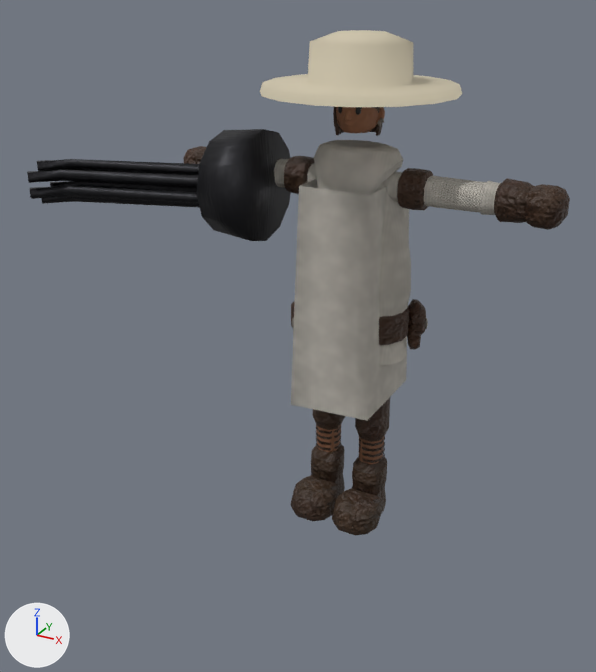
Two versions of the glTF model csharp/Unciv.Godot/Packs/units/models/unit/Gatling Gun.glb, one commit apart.
The view is the same before and after, from a 50 mm camera at (0.59, -1.284, 0.992) aimed at (-0.008, -0.196, 0.448). The lights are fixed; the arrows at lower left show +X, +Y and +Z. The first picture is the older version. Where no turn or scale is listed for an object, it has been applied to the vertices. Vertices at exactly the same position are counted once.

Names of what the first picture shows: 'Gun', 'Warrior'.
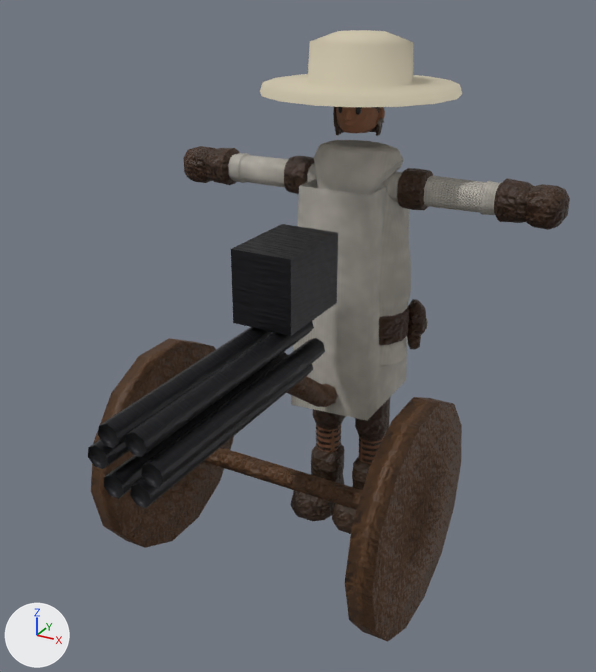
The change in detail:
me_mesh_skinned is used by ob_warrior; location (0.0, 0.0, -0.015).
me_mesh_skinned had 2491 vertices, 4635 faces and spanned x -0.354..0.354, y -0.167..0.165, z 0.015..0.923.
me_mesh_skinned now has 2743 vertices, 5095 faces and spans x -0.354..0.354, y -0.643..0.165, z 0.015..0.923.
me_mesh_skinned part 1: a new loose piece, a 14-sided cylinder along x spanning x -0.25..-0.208, y -0.456..-0.081, z 0.055..0.42, in mat_leather.
me_mesh_skinned part 2: a new loose piece, a 14-sided cylinder along x spanning x 0.208..0.25, y -0.456..-0.081, z 0.055..0.42, in mat_leather.
me_mesh_skinned part 3: a new loose piece, a box spanning x -0.05..0.05, y -0.323..-0.173, z 0.525..0.641, in mat_iron.
me_mesh_skinned part 4: a new loose piece of 23 vertices spanning x -0.229..0.229, y -0.285..-0.252, z 0.221..0.253, in mat_leather.
me_mesh_skinned part 5: a new loose piece of 23 vertices spanning x -0.02..0.021, y -0.28..0.028, z 0.261..0.441, in mat_leather.
me_mesh_skinned part 6: a new loose piece of 23 vertices spanning x 0.025..0.058, y -0.643..-0.227, z 0.451..0.483, in mat_iron.
me_mesh_skinned part 7: a new loose piece of 23 vertices spanning x 0.005..0.037, y -0.643..-0.227, z 0.487..0.519, in mat_iron.
me_mesh_skinned part 8: a new loose piece of 23 vertices spanning x -0.037..-0.005, y -0.643..-0.227, z 0.487..0.519, in mat_iron.
me_mesh_skinned part 9: a new loose piece of 23 vertices spanning x -0.058..-0.025, y -0.643..-0.227, z 0.451..0.483, in mat_iron.
me_mesh_skinned part 10: a new loose piece of 23 vertices spanning x -0.037..-0.005, y -0.643..-0.227, z 0.415..0.447, in mat_iron.
me_mesh_skinned part 11: a new loose piece of 23 vertices spanning x 0.005..0.037, y -0.643..-0.227, z 0.415..0.447, in mat_iron.
me_mesh_skinned gains material mat_iron.
Object 'Gun' (ob_gun) is deleted.

Changed parts and their boxes (x1, y1, x2, y2) in the pictures (596 x 672 px):
'Warrior', reshaped (24% wider, 21% taller)
    before: (183, 30, 570, 536)
    after: (88, 30, 570, 641)
'Gun', deleted
    before: (27, 129, 290, 241)
part 1 of me_mesh_skinned, added (brown)
    after: (91, 338, 234, 548)
part 2 of me_mesh_skinned, added (brown)
    after: (345, 397, 462, 641)
part 3 of me_mesh_skinned, added
    after: (231, 224, 338, 336)
part 4 of me_mesh_skinned, added (brown)
    after: (203, 447, 363, 510)
part 5 of me_mesh_skinned, added (brown)
    after: (287, 376, 338, 407)
part 6 of me_mesh_skinned, added
    after: (141, 338, 325, 488)
part 7 of me_mesh_skinned, added
    after: (125, 321, 314, 457)
part 8 of me_mesh_skinned, added
    after: (98, 327, 274, 448)
part 9 of me_mesh_skinned, added
    after: (88, 439, 129, 469)
part 10 of me_mesh_skinned, added
    after: (104, 352, 288, 499)
part 11 of me_mesh_skinned, added
    after: (130, 364, 313, 508)
